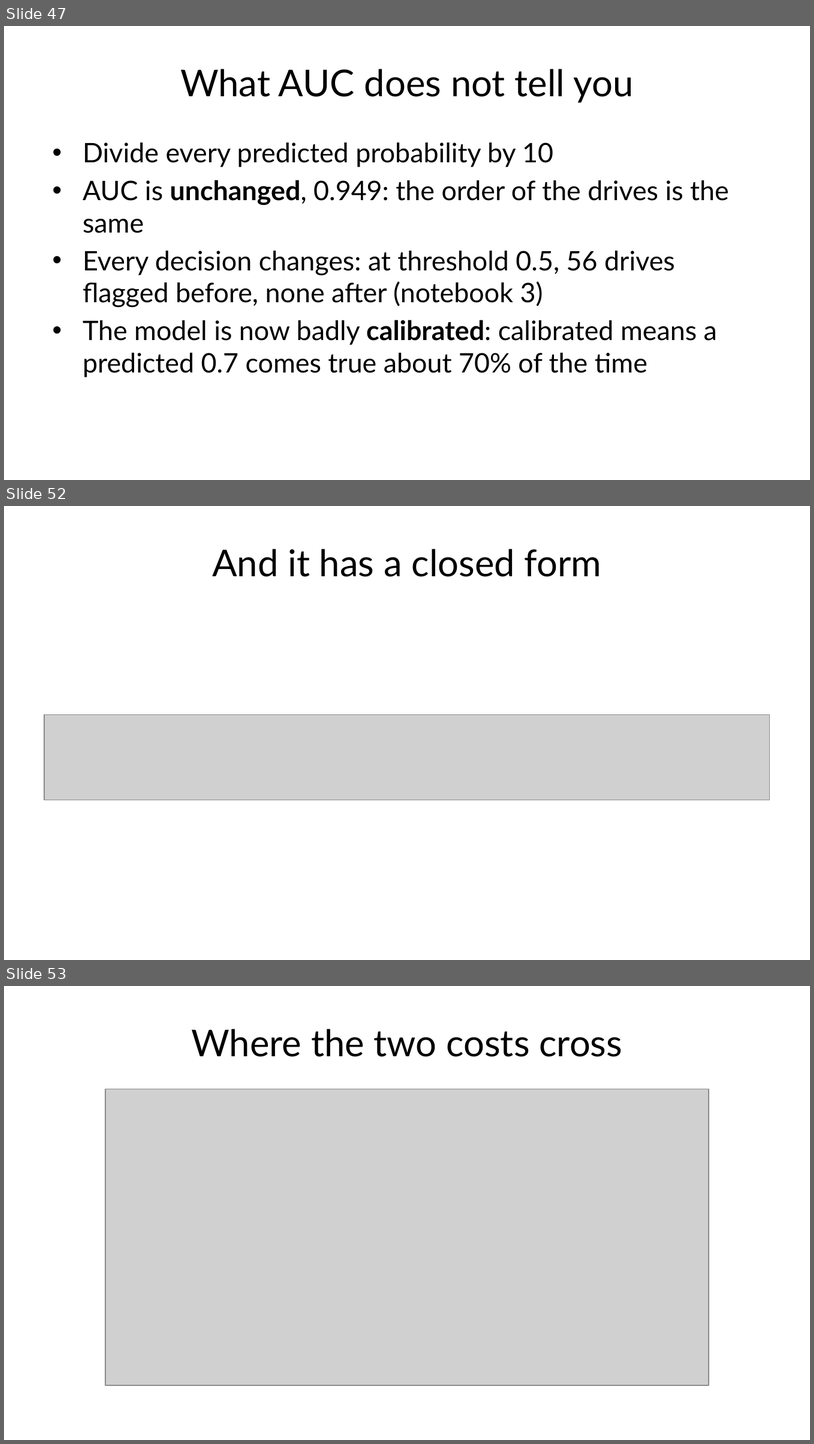
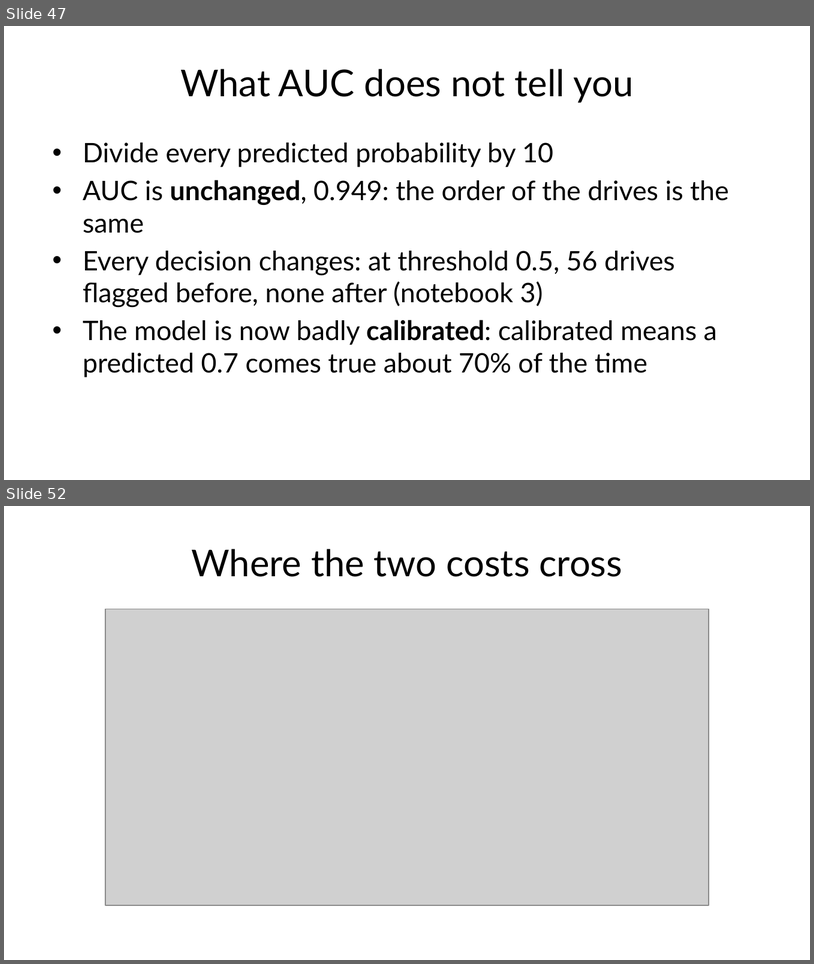
Before and after one commit to fabioantonini/technologies-for-artificial-intelligence, a slide deck: Lessons/04_classification_and_metrics/Slides/classification_and_metrics_slides.pptx. Shown one above the other, each under a label of ours: slides 47, 52 and 53 before the commit, slides 47 and 52 after it; the slides between them are not shown. The pictures are 814x1444 and 814x964 pixels, drawn with LibreOffice and Linux fonts; fonts in the diff are those of the drawing; grey boxes stand for pictures; background and template pictures are left out. Boxes give left, top, right and bottom in pixels: in the first picture for what was removed or moved away, otherwise in the second. Text is boxed around its words. In the diff, an @@ line names an element or a change of style, - is before the commit and + after.

```diff
--- a/Lessons/04_classification_and_metrics/Slides/classification_and_metrics_slides.pptx
+++ b/Lessons/04_classification_and_metrics/Slides/classification_and_metrics_slides.pptx
@@ slide 52 removed at bbox=[4, 506, 810, 960], background #FFFFFF @@
@@ title removed at bbox=[212, 549, 602, 577] @@
-And it has a closed form
@@ picture removed at bbox=[44, 714, 770, 799] @@
@@ what was slide 53 is now slide 52 @@
```
Also in this commit, not shown: 5 slides changed, 3 slides added, 19 other files.
